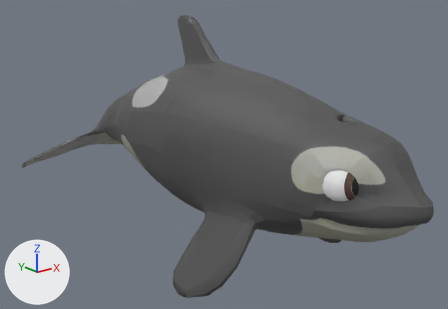
An edit to the FBX model FBXFiles/scarlet_celebrate.fbx, drawn before and after from the same camera.
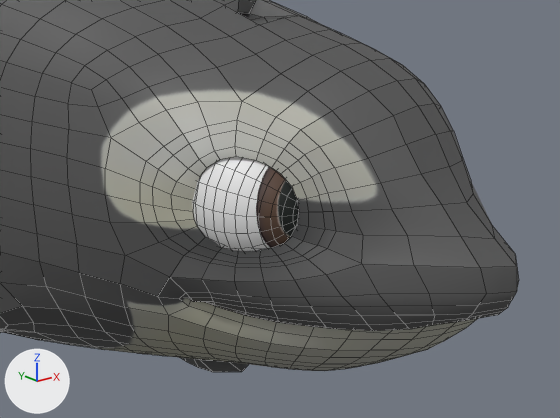
Each version is shown whole from a 50 mm lens placed at (-2.03, -2.77, 1.36), pointed at (0.07, -0.14, 0.3), then close up on the part from 57% to 100% of the width and 37% to 84% of the height. Lighting does not change. The marker at lower left points along +X, +Y and +Z. The close-ups show mesh edges as thin lines.

Objects in the first close-up: 'luna:luna_geo', 'luna:right_eye_geo'.
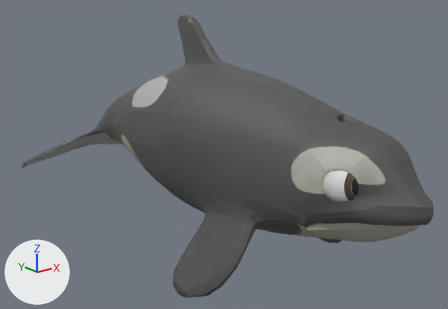
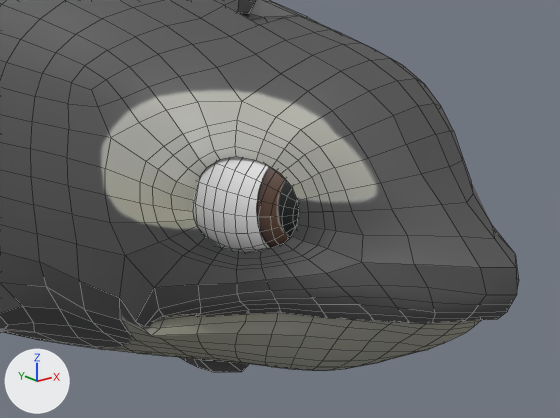
The newer file adds a shape key; the second version is drawn at full value of the shape key 'sad' of 'luna1:luna_geo', and the change is written as the vertex moves it makes.

Changed parts and their boxes (x1, y1, x2, y2) in the close-ups (560 x 418 px; the box of a moved part takes in the faces that stretch with it):
part 2 of me_mesh, moved or reshaped: before (37, 234, 512, 364); after (37, 234, 511, 361)

Diff of the bpy script that builds the scene:
```diff
--- a/FBXFiles/scarlet_celebrate.fbx.py
+++ b/FBXFiles/scarlet_celebrate.fbx.py
@@ me_mesh @@
 me_mesh.from_pydata(...)  # 2650 vertices, 2606 faces; spans x -53.0..53.0, y -21.0..107.0, z -147.0..153.0
 # used by ob_luna_luna_geo; location = (0.0, 0.0, 0.0); rotation_euler = (1.571, 0.0, 0.0), in degrees (90, 0, 0); scale = (0.01, 0.01, 0.01)
+# me_mesh part 2: 211 of 2650 vertices moved; they spanned x -27.0..24.0, y 22.0..40.0, z 97.0..152.0 and now span x -27.0..24.0, y 21.0..41.0, z 97.0..152.0; mean shift (0.0, 0.0, -1.0); largest move (22.0, 33.0, 113.0) -> (22.0, 27.0, 104.0)
 me_mesh.materials.append(mat_luna_body_texture)
@@ me_mesh_002 @@
 me_mesh_002.from_pydata(...)  # 382 vertices, 400 faces; spans x -23.7..-3.1, y 38.1..58.7, z 108.1..128.7
 # used by ob_luna_right_eye_geo; location = (0.0, 0.0, 0.0); rotation_euler = (1.571, 0.0, 0.0), in degrees (90, 0, 0); scale = (0.01, 0.01, 0.01)
+# me_mesh_002 part 1: its shading normals changed
 me_mesh_002.materials.append(mat_luna_eye_texture)
```
